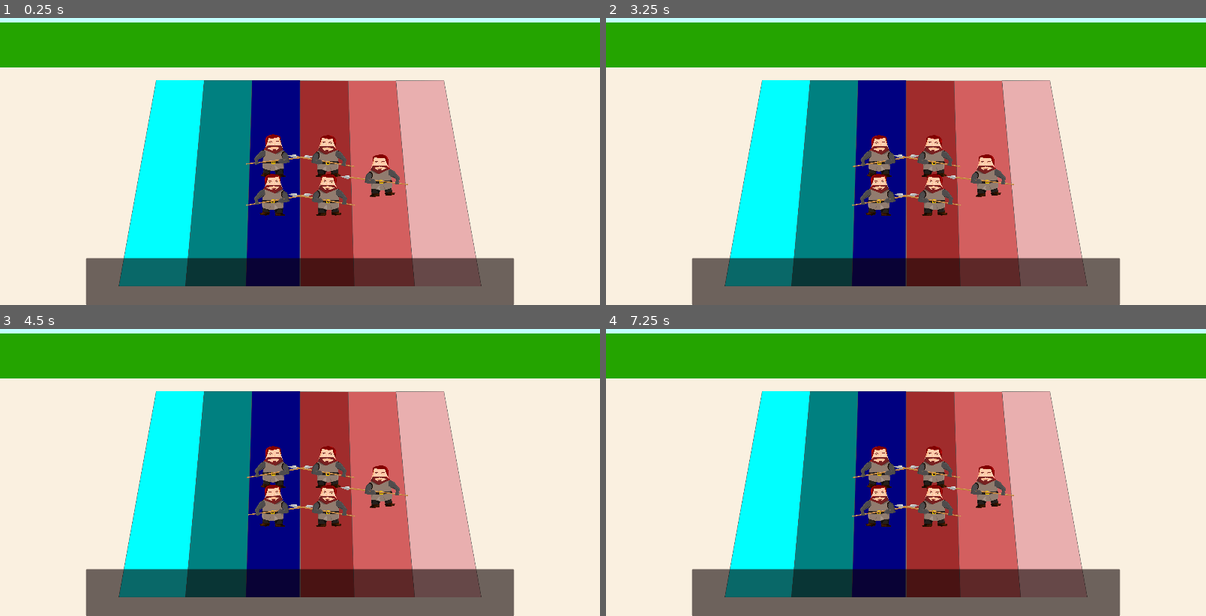
Above: before the commit, frames 1-4 (two rows, left to right).
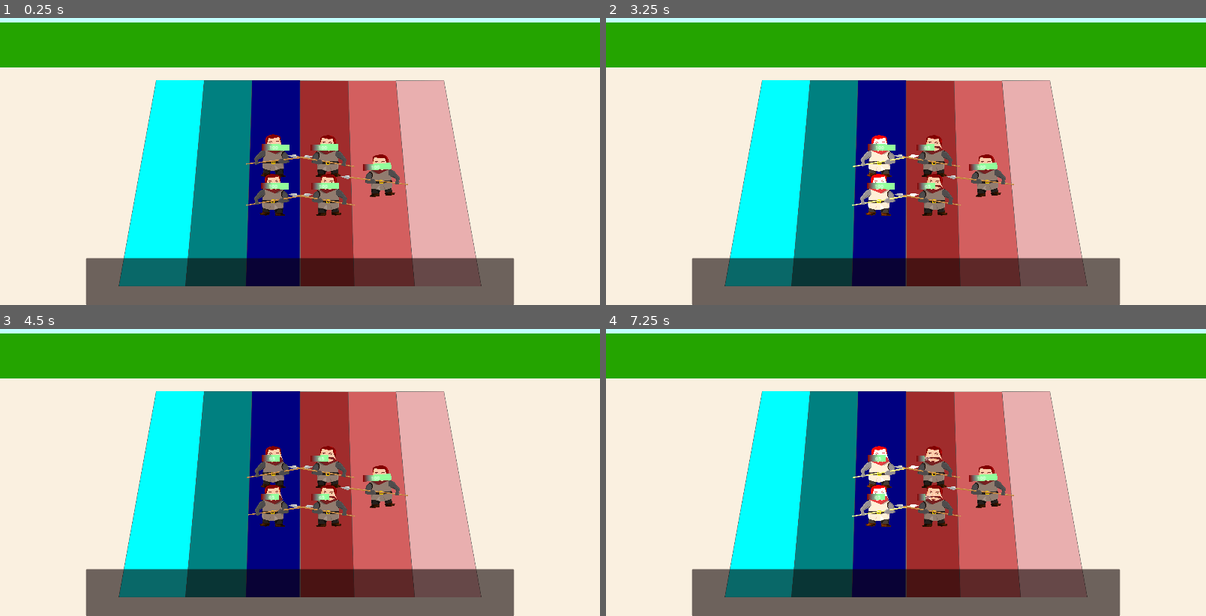
Above: after the commit, the same moments.

Repository: bbnewey15/Raid-The-Land
Game: Godot game, scene res://scenes/Main.tscn
Two runs of this game, one before a commit and one after it. Both use one fixed random seed, a clock stepped at 60 frames per second and the inputs below.
Inputs (mouse positions are in pixels of both pictures, inside the frame that each line leads up to):
- Up to frame 1 (0.25 s): no input
- Up to frame 2 (3.25 s): tap Enter at 0.5 s; move the mouse to (882, 164) at 0.52 s; click (882, 164) at 0.67 s; move the mouse to (882, 201) at 1.27 s; click (882, 201) at 1.42 s; tap Space at 2 s; move the mouse to (984, 181) at 2.02 s; click (984, 181) at 2.17 s; move the mouse to (930, 164) at 2.77 s; click (930, 164) at 2.92 s
- Up to frame 3 (4.5 s): move the mouse to (324, 512) at 3.52 s; click (324, 512) at 3.67 s; move the mouse to (120, 397) at 4.27 s; click (120, 397) at 4.42 s
- Up to frame 4 (7.25 s): move the mouse to (936, 446) at 5.02 s; click (936, 446) at 5.17 s; tap Enter at 5.75 s; move the mouse to (816, 363) at 5.77 s; click (816, 363) at 5.92 s; move the mouse to (1038, 429) at 6.52 s; click (1038, 429) at 6.67 s

The runs differ from the first frame. In frame 1, 0.5% of the frame differs, in the area x 43-66%, y 43-64%; in frame 2, 1.4%, in the area x 41-66%, y 40-69%; in frame 3, 0.4%; in frame 4, 1.3%.

Commit message:
added health bar and working damage

Diff:
--- a/datatypes/slot_data.gd
+++ b/datatypes/slot_data.gd
@@ -1,7 +1,10 @@
 extends Resource
 class_name SlotData
 
-@export var unit_data:  UnitData
+
+
+@export var unit_data_path :String
+@export var unit_data: UnitData
 @export var isEnemyUnit: bool
 @export var column_name: GameData.COLUMN_STRING
 @export var slotIndex: int
@@ -10,5 +13,12 @@
 var can_attack : bool = true
 var current_slot : Slot
 
+func init_unit_data(data: UnitData):
+	if data:
+		unit_data = data
+	else:
+		var resource_template = load(unit_data_path)
+		unit_data = resource_template.duplicate(true)
+
 func set_slot_position(pos: Vector2)->void:
 	slot_position = pos
--- a/resources/ColumnGroupsTest/enemy_slot_data_group.tres
+++ b/resources/ColumnGroupsTest/enemy_slot_data_group.tres
@@ -1,12 +1,11 @@
-[gd_resource type="Resource" script_class="SlotDataGroup" load_steps=7 format=3 uid="uid://udcs3bby0rpx"]
+[gd_resource type="Resource" script_class="SlotDataGroup" load_steps=6 format=3 uid="uid://udcs3bby0rpx"]
 
 [ext_resource type="Script" path="res://datatypes/slot_data_group.gd" id="1_uwmqi"]
 [ext_resource type="Script" path="res://datatypes/slot_data.gd" id="2_xj8kk"]
-[ext_resource type="Resource" uid="uid://pyymubqqcjt7" path="res://scripts/units/infantry/spearman.tres" id="3_urgjt"]
 
 [sub_resource type="Resource" id="Resource_ueit6"]
 script = ExtResource("2_xj8kk")
-unit_data = ExtResource("3_urgjt")
+unit_data_path = "res://scripts/units/infantry/spearman.tres"
 isEnemyUnit = true
 column_name = 3
 slotIndex = 0
@@ -14,7 +13,7 @@
 
 [sub_resource type="Resource" id="Resource_e1ksr"]
 script = ExtResource("2_xj8kk")
-unit_data = ExtResource("3_urgjt")
+unit_data_path = "res://scripts/units/infantry/spearman.tres"
 isEnemyUnit = true
 column_name = 4
 slotIndex = 0
@@ -22,7 +21,7 @@
 
 [sub_resource type="Resource" id="Resource_0oyn6"]
 script = ExtResource("2_xj8kk")
-unit_data = ExtResource("3_urgjt")
+unit_data_path = "res://scripts/units/infantry/spearman.tres"
 isEnemyUnit = true
 column_name = 3
 slotIndex = 1
--- a/resources/ColumnGroupsTest/player_slot_data_group.tres
+++ b/resources/ColumnGroupsTest/player_slot_data_group.tres
@@ -1,12 +1,11 @@
-[gd_resource type="Resource" script_class="SlotDataGroup" load_steps=6 format=3 uid="uid://cmsqg2ih4hgrm"]
+[gd_resource type="Resource" script_class="SlotDataGroup" load_steps=5 format=3 uid="uid://cmsqg2ih4hgrm"]
 
 [ext_resource type="Script" path="res://datatypes/slot_data_group.gd" id="1_c0af3"]
 [ext_resource type="Script" path="res://datatypes/slot_data.gd" id="2_ff2sj"]
-[ext_resource type="Resource" uid="uid://pyymubqqcjt7" path="res://scripts/units/infantry/spearman.tres" id="4_ebkeb"]
 
 [sub_resource type="Resource" id="Resource_cp4ha"]
 script = ExtResource("2_ff2sj")
-unit_data = ExtResource("4_ebkeb")
+unit_data_path = "res://scripts/units/infantry/spearman.tres"
 isEnemyUnit = false
 column_name = 2
 slotIndex = 0
@@ -14,7 +13,7 @@
 
 [sub_resource type="Resource" id="Resource_a8yci"]
 script = ExtResource("2_ff2sj")
-unit_data = ExtResource("4_ebkeb")
+unit_data_path = "res://scripts/units/infantry/spearman.tres"
 isEnemyUnit = false
 column_name = 2
 slotIndex = 1
--- a/scenes/action_ui.tscn
+++ b/scenes/encounter/action_ui.tscn
@@ -1,6 +1,6 @@
 [gd_scene load_steps=2 format=3 uid="uid://cdingdme3tu70"]
 
-[ext_resource type="Script" path="res://scripts/action_ui.gd" id="1_p37qy"]
+[ext_resource type="Script" path="res://scripts/encounter/action_ui.gd" id="1_26jia"]
 
 [node name="action_ui" type="PanelContainer"]
 self_modulate = Color(1, 1, 1, 0.301961)
@@ -17,7 +17,7 @@
 grow_vertical = 2
 size_flags_horizontal = 0
 mouse_filter = 2
-script = ExtResource("1_p37qy")
+script = ExtResource("1_26jia")
 
 [node name="MarginContainer" type="MarginContainer" parent="."]
 custom_minimum_size = Vector2(200, 200)
--- /dev/null
+++ b/scenes/encounter/unit_ui.tscn
@@ -0,0 +1,51 @@
+[gd_scene load_steps=4 format=3 uid="uid://cj2sokxjbe72j"]
+
+[ext_resource type="Script" path="res://scripts/encounter/unit_ui.gd" id="1_y42an"]
+
+[sub_resource type="Gradient" id="Gradient_7am5v"]
+offsets = PackedFloat32Array(0, 0.465409, 1)
+colors = PackedColorArray(0.52549, 0, 0, 1, 0.465409, 0.465409, 0.465409, 1, 0.576405, 1, 0.611035, 1)
+
+[sub_resource type="GradientTexture2D" id="GradientTexture2D_1mijl"]
+gradient = SubResource("Gradient_7am5v")
+width = 90
+height = 20
+fill_to = Vector2(0.396396, 0)
+
+[node name="UnitUi" type="Control"]
+layout_mode = 3
+anchors_preset = 0
+offset_right = 110.0
+offset_bottom = 110.0
+script = ExtResource("1_y42an")
+
+[node name="HealthBar" type="Control" parent="."]
+layout_mode = 1
+anchors_preset = 5
+anchor_left = 0.5
+anchor_right = 0.5
+offset_left = -45.0
+offset_right = 45.0
+offset_bottom = 20.0
+grow_horizontal = 2
+
+[node name="HealthBarTexture" type="TextureProgressBar" parent="HealthBar"]
+layout_mode = 0
+offset_right = 200.0
+offset_bottom = 20.0
+value = 100.0
+texture_progress = SubResource("GradientTexture2D_1mijl")
+
+[node name="HealthLabel" type="Label" parent="HealthBar"]
+layout_mode = 1
+anchors_preset = 8
+anchor_left = 0.5
+anchor_top = 0.5
+anchor_right = 0.5
+anchor_bottom = 0.5
+offset_left = -20.0
+offset_top = -11.5
+offset_right = 20.0
+offset_bottom = 11.5
+grow_horizontal = 2
+grow_vertical = 2
--- a/scenes/slot.tscn
+++ b/scenes/slot.tscn
@@ -1,7 +1,8 @@
-[gd_scene load_steps=3 format=3 uid="uid://dsk2m6armxce3"]
+[gd_scene load_steps=4 format=3 uid="uid://dsk2m6armxce3"]
 
 [ext_resource type="Script" path="res://scripts/board/slot.gd" id="1_srcxh"]
 [ext_resource type="Texture2D" uid="uid://cntmgxfgw1gmc" path="res://assets/spear_stolen.PNG" id="2_eiu6v"]
+[ext_resource type="PackedScene" uid="uid://cj2sokxjbe72j" path="res://scenes/encounter/unit_ui.tscn" id="3_nyqq6"]
 
 [node name="Slot" type="PanelContainer"]
 self_modulate = Color(1, 1, 1, 0)
@@ -35,5 +36,9 @@
 expand_mode = 1
 stretch_mode = 5
 
+[node name="UnitUi" parent="." instance=ExtResource("3_nyqq6")]
+unique_name_in_owner = true
+layout_mode = 2
+
 [connection signal="gui_input" from="." to="." method="_on_gui_input"]
 [connection signal="mouse_entered" from="." to="." method="_on_mouse_entered"]
--- a/scenes/units/spearman.tscn
+++ b/scenes/units/spearman.tscn
@@ -544,6 +544,15 @@
 uv = PackedVector2Array(35.483, 52.5457, 47.7546, 19.6475, 81.436, -1.7624, 152.977, -3.85117, 196.841, 10.5091, 210.418, 40.0131, 210.679, 83.6162, 238.355, 155.94, 150.627, 211.815, 22.9504, 158.29, 40.9661, 122.52)
 bones = ["hip", PackedFloat32Array(0, 0, 0, 0, 0, 0, 0, 0, 0, 0, 0), "hip/chest", PackedFloat32Array(0, 0, 0, 0, 0, 0,  …(512 unchanged characters)…
 
+[node name="ArmR" type="Polygon2D" parent="Polygons"]
+position = Vector2(-211.92, -271.523)
+scale = Vector2(1, 1)
+texture = ExtResource("1_jwdjm")
+skeleton = NodePath("../../Skeleton2D")
+polygon = PackedVector2Array(328.075, 4.56778, 350.275, 13.998, 365.403, 28.3399, 373.458, 45.8251, 385.835, 96.3163, 386.817, 115.766, 362.652, 123.821, 335.933, 130.305, 310.393, 132.859, 307.446, 114.587, 315.305, 101.031, 321.788, 97.1022, 326.11, 91.4047, 303.91, 56.6306, 302.731, 33.055, 307.839, 16.945, 314.715, 6.92534)
+uv = PackedVector2Array(328.075, 4.56778, 350.275, 13.998, 365.403, 28.3399, 373.458, 45.8251, 385.835, 96.3163, 386.817, 115.766, 362.652, 123.821, 335.933, 130.305, 310.393, 132.859, 307.446, 114.587, 315.305, 101.031, 321.788, 97.1022, 326.11, 91.4047, 303.91, 56.6306, 302.731, 33.055, 307.839, 16.945, 314.715, 6.92534)
+bones = ["hip", PackedFloat32Array(0, 0, 0, 0, 0, 0, 0, 0, 0, 0, 0, 0, 0, 0, 0, 0, 0), "hip/chest", PackedFloat32Array(0, 0, 0, 0, 0, 0, 0, 0, 0, 0, 0, 0, 0, 0, 0, 0, 0), "hip/chest/head", PackedFloat32Array(0, 0, 0, 0, 0, 0, 0, 0, 0, 0, 0, 0, 0, 0, 0, 0, 0), "hip/chest/armR", PackedFloat32Array(1, 1, 1, 1, 1, 1, 1, 1, 1, 1, 1, 1, 1, 1, 1, 1, 1), "hip/chest/armR/handR", PackedFloat32Array(0, 0, 0, 0, 0, 0, 0, 0, 0, 0, 0, 0, 0, 0, 0, 0, 0), "hip/chest/armL", PackedFloat32Array(0, 0, 0, 0, 0, 0, 0, 0, 0, 0, 0, 0, 0, 0, 0, 0, 0), "hip/chest/armL/handL", PackedFloat32Array(0, 0, 0, 0, 0, 0, 0, 0, 0, 0, 0, 0, 0, 0, 0, 0, 0), "hip/legL", PackedFloat32Array(0, 0, 0, 0, 0, 0, 0, 0, 0, 0, 0, 0, 0, 0, 0, 0, 0), "hip/legR", PackedFloat32Array(0, 0, 0, 0, 0, 0, 0, 0, 0, 0, 0, 0, 0, 0, 0, 0, 0)]
+
 [node name="Spear" type="Polygon2D" parent="Polygons"]
 position = Vector2(-462, -629)
 texture = ExtResource("1_jwdjm")
@@ -567,14 +576,6 @@
 polygon = PackedVector2Array(321.412, 157.833, 328.231, 145.008, 338.295, 148.417, 348.36, 171.469, 331.477, 209.456, 296.088, 207.021, 278.555, 191.274, 287.971, 170.82, 308.588, 155.073)
 uv = PackedVector2Array(321.412, 157.833, 328.231, 145.008, 338.295, 148.417, 348.36, 171.469, 331.477, 209.456, 296.088, 207.021, 278.555, 191.274, 287.971, 170.82, 308.588, 155.073)
 bones = ["hip", PackedFloat32Array(0, 0, 0, 0, 0, 0, 0, 0, 0), "hip/chest", PackedFloat32Array(0, 0, 0, 0, 0, 0, 0, 0,  …(458 unchanged characters)…
-
-[node name="ArmR" type="Polygon2D" parent="Polygons"]
-position = Vector2(-211, -272)
-texture = ExtResource("1_jwdjm")
-skeleton = NodePath("../../Skeleton2D")
-polygon = PackedVector2Array(328.075, 4.56778, 350.275, 13.998, 365.403, 28.3399, 373.458, 45.8251, 385.835, 96.3163, 386.817, 115.766, 362.652, 123.821, 335.933, 130.305, 310.393, 132.859, 307.446, 114.587, 315.305, 101.031, 321.788, 97.1022, 326.11, 91.4047, 303.91, 56.6306, 302.731, 33.055, 307.839, 16.945, 314.715, 6.92534)
-uv = PackedVector2Array(328.075, 4.56778, 350.275, 13.998, 365.403, 28.3399, 373.458, 45.8251, 385.835, 96.3163, 386.817, 115.766, 362.652, 123.821, 335.933, 130.305, 310.393, 132.859, 307.446, 114.587, 315.305, 101.031, 321.788, 97.1022, 326.11, 91.4047, 303.91, 56.6306, 302.731, 33.055, 307.839, 16.945, 314.715, 6.92534)
-bones = ["hip", PackedFloat32Array(0, 0, 0, 0, 0, 0, 0, 0, 0, 0, 0, 0, 0, 0, 0, 0, 0), "hip/chest", PackedFloat32Array(0, 0, 0, 0, 0, 0, 0, 0, 0, 0, 0, 0, 0, 0, 0, 0, 0), "hip/chest/head", PackedFloat32Array(0, 0, 0, 0, 0, 0, 0, 0, 0, 0, 0, 0, 0, 0, 0, 0, 0), "hip/chest/armR", PackedFloat32Array(1, 1, 1, 1, 1, 1, 1, 1, 1, 1, 1, 1, 1, 1, 1, 1, 1), "hip/chest/armR/handR", PackedFloat32Array(0, 0, 0, 0, 0, 0, 0, 0, 0, 0, 0, 0, 0, 0, 0, 0, 0), "hip/chest/armL", PackedFloat32Array(0, 0, 0, 0, 0, 0, 0, 0, 0, 0, 0, 0, 0, 0, 0, 0, 0), "hip/chest/armL/handL", PackedFloat32Array(0, 0, 0, 0, 0, 0, 0, 0, 0, 0, 0, 0, 0, 0, 0, 0, 0), "hip/legL", PackedFloat32Array(0, 0, 0, 0, 0, 0, 0, 0, 0, 0, 0, 0, 0, 0, 0, 0, 0), "hip/legR", PackedFloat32Array(0, 0, 0, 0, 0, 0, 0, 0, 0, 0, 0, 0, 0, 0, 0, 0, 0)]
 
 [node name="Skeleton2D" type="Skeleton2D" parent="."]
 position = Vector2(172.185, 344.371)
--- a/scripts/board/slot.gd
+++ b/scripts/board/slot.gd
@@ -4,19 +4,20 @@
 signal slot_clicked(index: int, button: int)
 @onready var texture_rect = $MarginContainer/Control/%TextureRect
 @onready var control_node = $MarginContainer/Control
-
+@onready var unit_ui = $UnitUi
 var slot_data : SlotData
 var unit_node : Node2D
 
-func set_slot_data(slot_data: SlotData) -> void:
+func set_slot_data(data: SlotData) -> void:
 	if unit_node:
 		unit_node.queue_free()
 
-	self.slot_data = slot_data
+	self.slot_data = data
 	self.slot_data.current_slot = self
-	var unit_data = slot_data.unit_data
+
+	slot_data.init_unit_data(slot_data.unit_data)
 	#texture_rect.texture = unit_data.texture
-	var unit_node_scene = load(unit_data.unit_node_path)
+	var unit_node_scene = load(slot_data.unit_data.unit_node_path)
 	unit_node = unit_node_scene.instantiate()
 	control_node.add_child(unit_node)
 	if slot_data.isEnemyUnit:
@@ -24,8 +25,11 @@
 		unit_node.apply_scale(Vector2(-1,1))
 		#adjust for my shitty placement of anchor to unit
 		unit_node.set_position(Vector2(unit_node.get_position().x + self.size.x, unit_node.get_position().y))
-	tooltip_text = "%s\n%s" % [unit_data.name, unit_data.description]
+	tooltip_text = "%s\n%s" % [slot_data.unit_data.name, slot_data.unit_data.description]
 	slot_data.set_slot_position(get_global_position() + size/2)
+
+	# Update Unit UI
+	unit_ui.set_unit_data(self.slot_data.unit_data)
 
 
 func _process(delta):
@@ -62,3 +66,17 @@
 
 	# let EncounterBus know that we are done attacking
 	EncounterBus.unit_attack_finished.emit(slot_data)
+
+func defend(attackingUnit : SlotData) -> void:
+	assert(attackingUnit)
+
+	# Attacked animation
+	var tween: Tween = create_tween()
+	tween.tween_property(unit_node, "modulate:v", 1, 0.25).from(15)
+	await tween.finished
+
+	var damage_done = attackingUnit.unit_data.damage
+	print("self.slot_data.unit_data.health - damage_done %s" % str(self.slot_data.unit_data.health - damage_done))
+	self.slot_data.unit_data.update_health(self.slot_data.unit_data.health - damage_done)
+	var health = self.slot_data.unit_data.health
+	unit_ui.set_unit_data(self.slot_data.unit_data)
--- a/scripts/board/unit_column.gd
+++ b/scripts/board/unit_column.gd
@@ -11,7 +11,7 @@
 func init(isEnemyParam: bool, column_type: GameData.COLUMN_TYPE) -> UnitColumn:
 	self.isEnemy = isEnemyParam
 	self.column_type = column_type
-
+	EncounterBus.column_attacked.connect(Callable(self, "on_column_attacked"))
 	return self
 
 func _ready():
@@ -66,3 +66,12 @@
 	var parent  = get_parent_control()
 
 	#slot.slot_clicked.connect(parent.)
+
+func on_column_attacked(unit_column: UnitColumn, unit_attacking: SlotData)-> void:
+	# Check if this is the column:
+	if self.column_data.colIndex != unit_column.column_data.colIndex:
+		return
+
+	# Get slots in column
+	for child in unit_column.unit_grid.get_children():
+		child.defend(unit_attacking)
--- a/scripts/encounter/EncounterManager.gd
+++ b/scripts/encounter/EncounterManager.gd
@@ -3,7 +3,7 @@
 class_name EncounterManager
 
 
-const ActionUIScene = preload("res://scenes/action_ui.tscn")
+const ActionUIScene = preload("res://scenes/encounter/action_ui.tscn")
 @export var columnGroupDataResourcePath: String
 @export var playerSlotDatasResourcePath: String
 @export var enemySlotDatasResourcePath: String
--- /dev/null
+++ b/scripts/encounter/unit_ui.gd
@@ -0,0 +1,21 @@
+extends Control
+class_name  UnitUi
+
+@onready var debug_mode : bool = true
+@onready var health_bar_texture = $HealthBar/HealthBarTexture
+@onready var health_label = $HealthBar/HealthLabel
+
+var unit_data : UnitData
+# Called when the node enters the scene tree for the first time.
+func _ready():
+	pass # Replace with function body.
+
+func set_unit_data(data: UnitData)-> void:
+	self.unit_data = data
+	var new_health = clamp(data.health, 0.0, unit_data.max_health)
+	health_bar_texture.value = new_health
+	health_label.text = str(new_health)
+
+# Called every frame. 'delta' is the elapsed time since the previous frame.
+func _process(delta):
+	pass
--- a/scripts/game_data.gd
+++ b/scripts/game_data.gd
@@ -2,7 +2,7 @@
 
 
 # Encounter Data
-
+const UNIT_SIZE = Vector2(110,110)
 const COLUMN_SIZE = Vector2(150,614)
 ## Player
 const siegeColumnLocation: Vector2 = Vector2(99, 20)
--- a/scripts/units/unit_data.gd
+++ b/scripts/units/unit_data.gd
@@ -6,6 +6,10 @@
 @export var texture: Texture
 @export var unit_node_path: String
 @export var column_type: GameData.COLUMN_TYPE
+@export var max_health: int = 100
+@export var damage: int = 35
+
+@export var health = max_health
 
 signal unit_moved(id: int, direction: GameData.MOVE_DIRECTION)
 
@@ -13,3 +17,6 @@
 
 func move_unit(direction: GameData.MOVE_DIRECTION ):
 	unit_moved.emit(self.get_instance_id(), direction)
+
+func update_health(new_health: int):
+	health = new_health
Not shown, changed: changelog.txt
Renamed: scripts/action_ui.gd -> scripts/encounter/action_ui.gd
